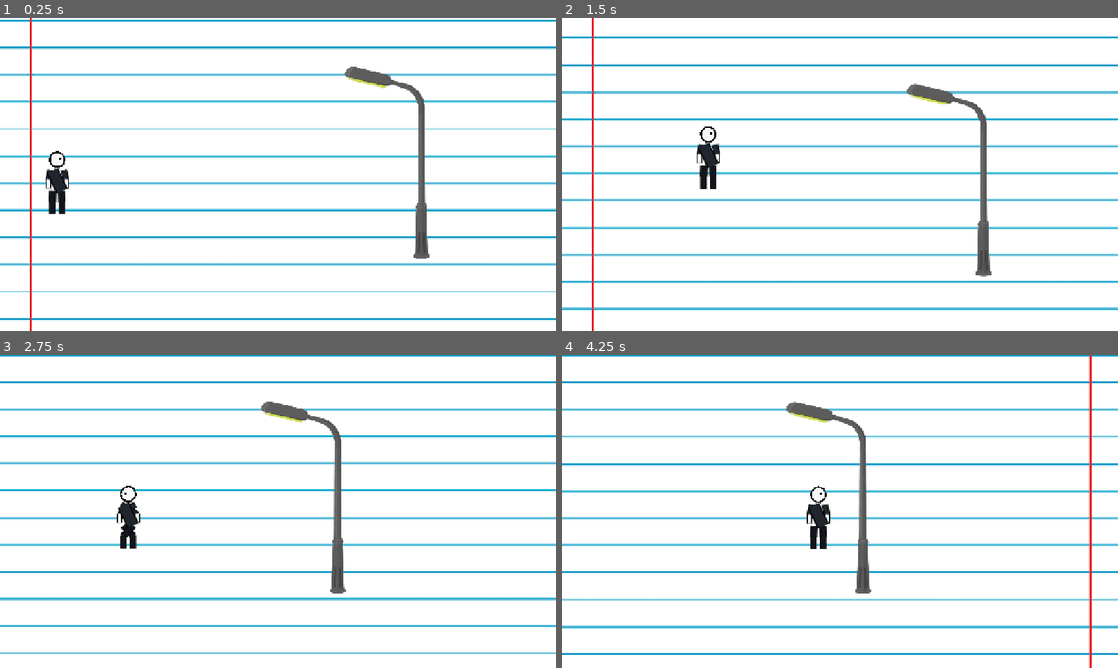
Above: before the commit, frames 1-4 (two rows, left to right).
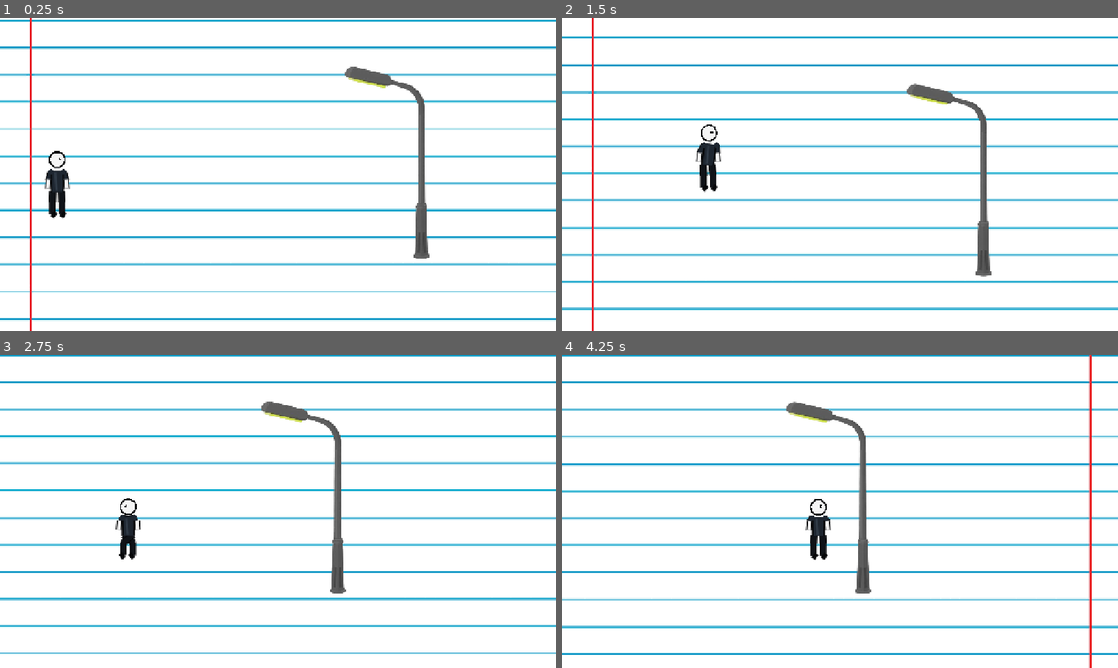
Above: after the commit, the same moments.

Repository: zamuuk13-sketch/TRY-HACKING-ME-NEW-
Game: Godot game, scene res://scenes/main.tscn
Two runs of this game, one before a commit and one after it. Both use one fixed random seed, a clock stepped at 60 frames per second and the inputs below.
Inputs:
- Up to frame 1 (0.25 s): no input
- Up to frame 2 (1.5 s): hold C (crouch) 0.53-1.28 s; hold D (move_right) from 0.53 s (still down); tap Space (jump) at 0.77, 0.8, 1.07, 1.35 s
- Up to frame 3 (2.75 s): tap Space (jump) at 1.52, 1.82, 2.3 s; tap C (crouch) at 1.55 s; release D (move_right) at 2.03 s; hold A (move_left) from 2.03 s (still down); hold C (crouch) from 2.03 s (still down)
- Up to frame 4 (4.25 s): release A (move_left) at 2.78 s; release C (crouch) at 2.78 s; hold D (move_right) from 2.78 s (still down); tap Shift at 2.85 s; tap Space (jump) at 3.02, 3.32, 3.77, 3.8, 4.07 s; tap C (crouch) at 3.05 s; hold C (crouch) from 3.53 s (still down)

The runs differ from the first frame. In frame 1, 0.2% of the frame differs, in the area x 8-13%, y 42-65%; in frame 2, 0.3%; in frame 3, 0.4%; in frame 4, 0.5%, in the area x 43-49%, y 41-66%.

Commit message:
Improve player design and rebuild 8-frame walk cycle

Diff:
--- a/scripts/player.gd
+++ b/scripts/player.gd
@@ -1,6 +1,6 @@
 extends CharacterBody2D
-## TRY HACKING ME NOW — procedural Player controller.
-## Movement/physics preserved. Character is rendered entirely with _draw().
+## TRY HACKING ME NOW — procedural player.
+## Movement is preserved. Walk uses a controlled 8-pose animation cycle.
 
 @export_category("Movement")
 @export var move_speed: float = 260.0
@@ -13,7 +13,7 @@
 
 @export_category("Animation")
 @export var animation_fps: float = 12.0
-@export var animation_frames: int = 12
+@export var animation_frames: int = 8
 
 var facing_direction: float = 1.0
 var is_sprinting: bool = false
@@ -21,6 +21,7 @@
 var animation_time: float = 0.0
 var animation_frame: int = 0
 var animation_state: String = "idle"
+var idle_time: float = 0.0
 var landing_punch: float = 0.0
 
 func _ready() -> void:
@@ -47,7 +48,7 @@
 
 	var was_on_floor: bool = is_on_floor()
 	if not is_on_floor():
-		velocity.y = minf(velocity.y + gravity * delta, max_fall_speed)
+		velocity.y = min(velocity.y + gravity * delta, max_fall_speed)
 	else:
 		if velocity.y > 0.0:
 			velocity.y = 0.0
@@ -59,7 +60,6 @@
 	if not was_on_floor and is_on_floor():
 		landing_punch = 1.0
 	landing_punch = move_toward(landing_punch, 0.0, delta * 7.0)
-
 	_update_animation(delta)
 	queue_redraw()
 
@@ -69,79 +69,242 @@
 		next_state = "jump" if velocity.y < 0.0 else "fall"
 	elif is_crouching:
 		next_state = "crouch"
-	elif absf(velocity.x) > 15.0:
+	elif abs(velocity.x) > 15.0:
 		next_state = "run" if is_sprinting else "walk"
 
 	if next_state != animation_state:
 		animation_state = next_state
 		animation_time = 0.0
 		animation_frame = 0
+		if next_state == "idle":
+			idle_time = 0.0
 	else:
-		animation_time += delta
-		var frame_duration: float = 1.0 / maxf(animation_fps, 1.0)
-		if animation_time >= frame_duration:
-			animation_time -= frame_duration
-			animation_frame = (animation_frame + 1) % max(animation_frames, 1)
-
-func _draw_limb(a: Vector2, b: Vector2, width: float, color: Color) -> void:
-	var outline: Color = Color(0.02, 0.02, 0.025, 1.0)
-	draw_line(a, b, outline, width + 3.0, true)
-	draw_line(a, b, color, width, true)
+		if next_state == "idle":
+			idle_time += delta
+		else:
+			animation_time += delta
+			var frame_duration: float = 1.0 / maxf(animation_fps, 1.0)
+			if animation_time >= frame_duration:
+				animation_time -= frame_duration
+				animation_frame = (animation_frame + 1) % max(animation_frames, 1)
 
 func _draw() -> void:
-	var skin: Color = Color(0.97, 0.97, 0.97, 1.0)
-	var outline: Color = Color(0.02, 0.02, 0.025, 1.0)
-	var shirt: Color = Color(0.13, 0.15, 0.18, 1.0)
-	var pants: Color = Color(0.075, 0.085, 0.105, 1.0)
+	var skin: Color = Color(0.96, 0.96, 0.96, 1.0)
+	var skin_shadow: Color = Color(0.72, 0.74, 0.78, 1.0)
+	var outline: Color = Color(0.025, 0.028, 0.035, 1.0)
+	var shirt: Color = Color(0.12, 0.15, 0.19, 1.0)
+	var shirt_light: Color = Color(0.19, 0.23, 0.28, 1.0)
+	var pants: Color = Color(0.065, 0.075, 0.095, 1.0)
+	var shoe: Color = Color(0.025, 0.028, 0.035, 1.0)
+
 	var d: float = facing_direction
-
-	var head: Vector2 = Vector2(0, -31)
-	var neck: Vector2 = Vector2(0, -18.5)
-	var knee_l: Vector2 = Vector2(-7, 31)
-	var knee_r: Vector2 = Vector2(7, 31)
-	var ankle_l: Vector2 = Vector2(-7, 49)
-	var ankle_r: Vector2 = Vector2(7, 49)
-	var elbow_l: Vector2 = Vector2(-13, -1)
-	var elbow_r: Vector2 = Vector2(13, -1)
-	var hand_l: Vector2 = Vector2(-13, 11)
-	var hand_r: Vector2 = Vector2(13, 11)
+	var body_y: float = 0.0
+	var body_lean: float = 0.0
+	var head_y: float = -31.0
+	var shoulder_y: float = -14.0
+	var hip_y: float = 16.0
+
+	var left_knee: Vector2 = Vector2(-7.0, 31.0)
+	var right_knee: Vector2 = Vector2(7.0, 31.0)
+	var left_ankle: Vector2 = Vector2(-7.0, 49.0)
+	var right_ankle: Vector2 = Vector2(7.0, 49.0)
+	var left_foot: Vector2 = Vector2(-7.0, 52.0)
+	var right_foot: Vector2 = Vector2(7.0, 52.0)
+	var left_elbow: Vector2 = Vector2(-13.0, -1.0)
+	var right_elbow: Vector2 = Vector2(13.0, -1.0)
+	var left_hand: Vector2 = Vector2(-14.0, 11.0)
+	var right_hand: Vector2 = Vector2(14.0, 11.0)
 
 	if animation_state == "walk":
-		var p: float = (float(animation_frame) + animation_time * animation_fps) / float(animation_frames) * TAU
-		var s: float = sin(p)
-		knee_l.x = -7.0 - s * 8.5
-		knee_r.x = 7.0 + s * 8.5
-		ankle_l.x = -7.0 - s * 10.0
-		ankle_r.x = 7.0 + s * 10.0
-		elbow_l.x = -13.0 - s * 6.0
-		elbow_r.x = 13.0 + s * 6.0
-		hand_l.x = -13.0 - s * 7.0
-		hand_r.x = 13.0 + s * 7.0
+		_apply_walk_pose(animation_frame, left_knee, right_knee, left_ankle, right_ankle, left_foot, right_foot, left_elbow, right_elbow, left_hand, right_hand)
+		var pose_body_y: float = 0.0
+		match animation_frame:
+			0, 4:
+				pose_body_y = 0.0
+			1, 5:
+				pose_body_y = 1.8
+			2, 6:
+				pose_body_y = -0.8
+			3, 7:
+				pose_body_y = -1.6
+		body_y = pose_body_y
+		body_lean = 1.0 * d
+	else:
+		var breath: float = sin(idle_time * TAU * 0.85)
+		body_y = breath * 0.45
+		if animation_state == "run":
+			body_y = -1.0
+			body_lean = 2.0 * d
+		elif animation_state == "crouch":
+			body_y = 10.0
+			head_y = -22.0
+			shoulder_y = -7.0
+			hip_y = 20.0
+		elif animation_state == "jump":
+			body_y = -2.0
+			body_lean = 3.0 * d
+		elif animation_state == "fall":
+			body_y = 2.0
+			body_lean = -2.0 * d
+
+	var torso_top: Vector2 = Vector2(body_lean, shoulder_y + body_y)
+	var torso_bottom: Vector2 = Vector2(-body_lean * 0.35, hip_y + body_y)
+	var head: Vector2 = Vector2(body_lean * 0.25, head_y + body_y)
+	var neck: Vector2 = Vector2(body_lean * 0.05, -19.0 + body_y)
+	var shoulder_l: Vector2 = torso_top + Vector2(-9.5, 1.0)
+	var shoulder_r: Vector2 = torso_top + Vector2(9.5, 1.0)
+	var hip_l: Vector2 = torso_bottom + Vector2(-6.5, 0.0)
+	var hip_r: Vector2 = torso_bottom + Vector2(6.5, 0.0)
+
+	left_knee.y += body_y
+	right_knee.y += body_y
+	left_ankle.y += body_y
+	right_ankle.y += body_y
+	left_foot.y += body_y
+	right_foot.y += body_y
+	left_elbow.y += body_y
+	right_elbow.y += body_y
+	left_hand.y += body_y
+	right_hand.y += body_y
 
 	if d < 0.0:
-		head.x *= -1.0
-		neck.x *= -1.0
-		knee_l.x *= -1.0
-		knee_r.x *= -1.0
-		ankle_l.x *= -1.0
-		ankle_r.x *= -1.0
-		elbow_l.x *= -1.0
-		elbow_r.x *= -1.0
-		hand_l.x *= -1.0
-		hand_r.x *= -1.0
-
-	_draw_limb(Vector2(-6.5, 16), knee_l, 7.0, pants)
-	_draw_limb(knee_l, ankle_l, 6.0, pants)
-	_draw_limb(Vector2(6.5, 16), knee_r, 7.0, pants)
-	_draw_limb(knee_r, ankle_r, 6.0, pants)
-	_draw_limb(Vector2(-10, -15), elbow_l, 5.8, shirt)
-	_draw_limb(elbow_l, hand_l, 4.8, skin)
-	_draw_limb(Vector2(10, -15), elbow_r, 5.8, shirt)
-	_draw_limb(elbow_r, hand_r, 4.8, skin)
-	_draw_limb(neck, head + Vector2(0, 7), 5.0, skin)
-
-	draw_line(Vector2(-7, -14), Vector2(7, 15), outline, 18.0, true)
-	draw_line(Vector2(-7, -14), Vector2(7, 15), shirt, 14.0, true)
-	draw_circle(head, 12.0, outline)
-	draw_circle(head, 9.7, skin)
-	draw_circle(Vector2(head.x + 4.0 * d, head.y - 1.0), 2.0, outline)
+		left_knee.x *= -1.0
+		right_knee.x *= -1.0
+		left_ankle.x *= -1.0
+		right_ankle.x *= -1.0
+		left_foot.x *= -1.0
+		right_foot.x *= -1.0
+		left_elbow.x *= -1.0
+		right_elbow.x *= -1.0
+		left_hand.x *= -1.0
+		right_hand.x *= -1.0
+
+	_draw_limb(hip_l, left_knee, 7.0, pants, outline)
+	_draw_limb(left_knee, left_ankle, 6.0, pants, outline)
+	_draw_limb(hip_r, right_knee, 7.0, pants, outline)
+	_draw_limb(right_knee, right_ankle, 6.0, pants, outline)
+
+	_draw_limb(shoulder_l, left_elbow, 6.0, shirt, outline)
+	_draw_limb(left_elbow, left_hand, 4.8, skin, outline)
+	_draw_limb(shoulder_r, right_elbow, 6.0, shirt, outline)
+	_draw_limb(right_elbow, right_hand, 4.8, skin, outline)
+
+	# Feet are kept close to the ground and angled in the travel direction.
+	_draw_limb(left_ankle, left_foot + Vector2(4.0 * d, 0.0), 5.5, shoe, outline)
+	_draw_limb(right_ankle, right_foot + Vector2(4.0 * d, 0.0), 5.5, shoe, outline)
+
+	# Neck and torso.
+	_draw_limb(neck, head + Vector2(0.0, 8.0), 5.0, skin_shadow, outline)
+	draw_line(torso_top, torso_bottom, outline, 19.0, true)
+	draw_line(torso_top, torso_bottom, shirt, 14.0, true)
+	draw_line(torso_top + Vector2(-3.0, 2.0), torso_bottom + Vector2(-1.0, -2.0), shirt_light, 3.0, true)
+
+	# Head, face and tiny eye highlight.
+	draw_circle(head, 12.5, outline)
+	draw_circle(head, 10.2, skin)
+	var eye: Vector2 = head + Vector2(4.2 * d, -1.3)
+	draw_circle(eye, 2.2, outline)
+	draw_circle(eye + Vector2(0.55 * d, -0.5), 0.65, Color.WHITE)
+
+	# Shoulder and knee joints give the stickman a cleaner silhouette.
+	draw_circle(shoulder_l, 3.8, shirt)
+	draw_circle(shoulder_r, 3.8, shirt)
+	draw_circle(left_knee, 3.2, pants)
+	draw_circle(right_knee, 3.2, pants)
+
+func _apply_walk_pose(frame: int, left_knee: Vector2, right_knee: Vector2, left_ankle: Vector2, right_ankle: Vector2, left_foot: Vector2, right_foot: Vector2, left_elbow: Vector2, right_elbow: Vector2, left_hand: Vector2, right_hand: Vector2) -> void:
+	# 8 classic poses: Contact, Down, Passing, Up, then the mirrored four.
+	# Stride stays compact so the legs never fly apart.
+	match frame:
+		0:
+			left_knee.x = -9.0
+			left_ankle.x = -12.0
+			left_foot.x = -13.0
+			right_knee.x = 6.0
+			right_ankle.x = 4.0
+			right_foot.x = 4.0
+			left_elbow.x = -9.0
+			left_hand.x = -7.0
+			right_elbow.x = 15.0
+			right_hand.x = 17.0
+		1:
+			left_knee.x = -8.0
+			left_ankle.x = -10.0
+			left_foot.x = -11.0
+			right_knee.x = 5.0
+			right_ankle.x = 1.0
+			right_foot.x = 1.0
+			left_elbow.x = -10.0
+			left_hand.x = -9.0
+			right_elbow.x = 16.0
+			right_hand.x = 18.0
+		2:
+			left_knee.x = -4.0
+			left_ankle.x = -3.0
+			left_foot.x = -3.0
+			right_knee.x = 5.0
+			right_ankle.x = 6.0
+			right_foot.x = 6.0
+			left_elbow.x = -14.0
+			left_hand.x = -14.0
+			right_elbow.x = 13.0
+			right_hand.x = 13.0
+		3:
+			left_knee.x = 1.0
+			left_ankle.x = 5.0
+			left_foot.x = 6.0
+			right_knee.x = 4.0
+			right_ankle.x = 2.0
+			right_foot.x = 2.0
+			left_elbow.x = -16.0
+			left_hand.x = -18.0
+			right_elbow.x = 10.0
+			right_hand.x = 8.0
+		4:
+			left_knee.x = -6.0
+			left_ankle.x = -4.0
+			left_foot.x = -4.0
+			right_knee.x = 9.0
+			right_ankle.x = 12.0
+			right_foot.x = 13.0
+			left_elbow.x = -15.0
+			left_hand.x = -17.0
+			right_elbow.x = 9.0
+			right_hand.x = 7.0
+		5:
+			left_knee.x = -5.0
+			left_ankle.x = -1.0
+			left_foot.x = -1.0
+			right_knee.x = 8.0
+			right_ankle.x = 10.0
+			right_foot.x = 11.0
+			left_elbow.x = -16.0
+			left_hand.x = -18.0
+			right_elbow.x = 10.0
+			right_hand.x = 9.0
+		6:
+			left_knee.x = -5.0
+			left_ankle.x = -6.0
+			left_foot.x = -6.0
+			right_knee.x = 4.0
+			right_ankle.x = 3.0
+			right_foot.x = 3.0
+			left_elbow.x = -13.0
+			left_hand.x = -13.0
+			right_elbow.x = 14.0
+			right_hand.x = 14.0
+		7:
+			left_knee.x = -4.0
+			left_ankle.x = -2.0
+			left_foot.x = -2.0
+			right_knee.x = -1.0
+			right_ankle.x = -5.0
+			right_foot.x = -6.0
+			left_elbow.x = -10.0
+			left_hand.x = -8.0
+			right_elbow.x = 16.0
+			right_hand.x = 18.0
+
+func _draw_limb(a: Vector2, b: Vector2, width: float, fill_color: Color, outline_color: Color) -> void:
+	draw_line(a, b, outline_color, width + 3.0, true)
+	draw_line(a, b, fill_color, width, true)
